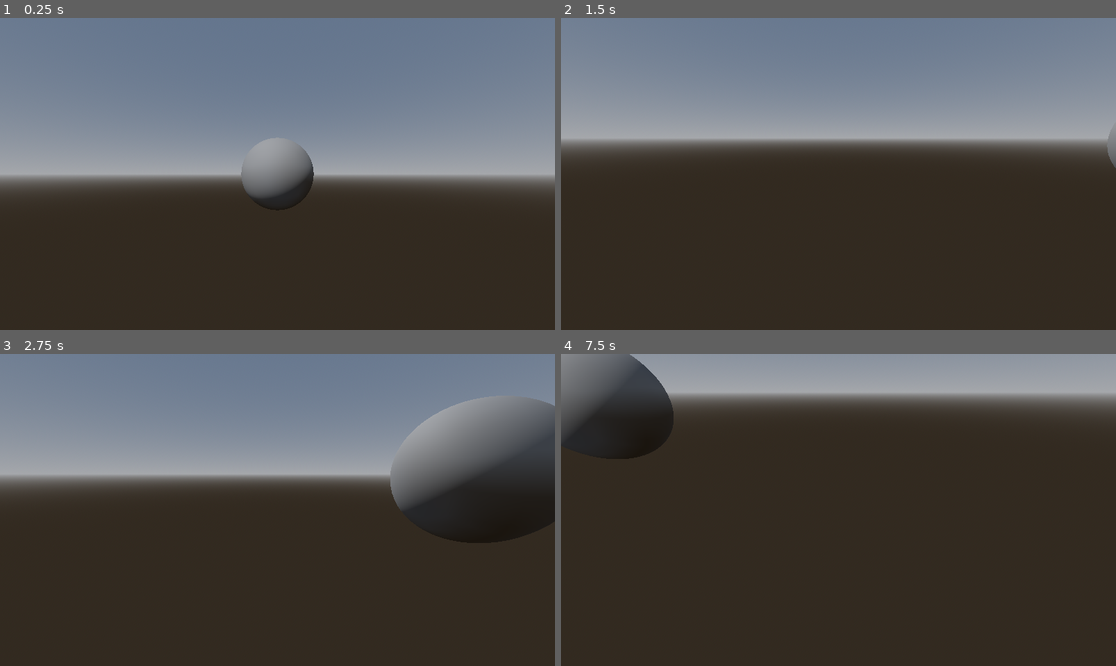
Above: before the commit, frames 1-4 (two rows, left to right).
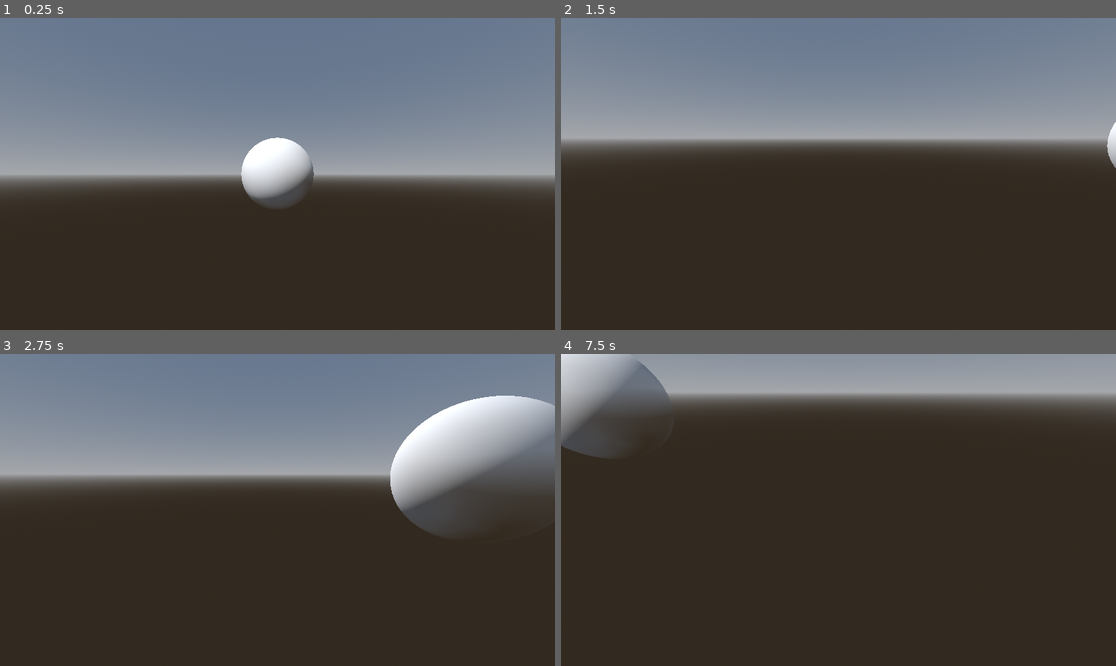
Above: after the commit, the same moments.

Repository: Nhanth123/shader-godot
Game: Godot game, scene res://scenes/spatial_shaders.tscn
Same seed, same stepped clock (60 frames per second), same inputs: the game is played once before the commit and once after it.
Inputs (mouse positions are in pixels of both pictures, inside the frame that each line leads up to):
- Up to frame 1 (0.25 s): no input
- Up to frame 2 (1.5 s): tap Enter at 0.5 s; move the mouse to (960, 158) at 0.52 s; hold D (move_right) 0.53-1.28 s; hold Right mouse button (camera_move_mode) 0.53-1.28 s; click (960, 158) at 0.67 s; move the mouse to (810, 174) at 1.27 s; hold W (move_forward) from 1.28 s (still down); tap Shift (camera_speed_up) at 1.35 s
- Up to frame 3 (2.75 s): tap Space at 2 s; move the mouse to (333, 441) at 2.02 s; release W (move_forward) at 2.03 s; hold D (move_right) from 2.03 s (still down); hold Right mouse button (camera_move_mode) from 2.03 s (still down)
- Up to frame 4 (7.5 s): move the mouse to (832, 516) at 2.77 s; release D (move_right) at 2.78 s; release Right mouse button (camera_move_mode) at 2.78 s; hold W (move_forward) 2.78-3.53 s; tap Shift (camera_speed_up) every 1.5 s from 2.85 to 7.35 s; tap Enter at 3.5, 5 s; move the mouse to (1005, 556) at 3.52 s; hold A (move_left) 3.53-4.28 s; hold Right mouse button (camera_move_mode) 3.53-4.28 s; tap Space at 4.25, 5.75 s; move the mouse to (794, 506) at 4.27 s; hold W (move_forward) 4.28-5.03 s; move the mouse to (866, 510) at 5.02 s; hold S (move_backward) 5.03-5.78 s; hold Right mouse button (camera_move_mode) 5.03-5.78 s; click (866, 510) at 5.17 s; move the mouse to (816, 503) at 5.77 s; hold D (move_right) 5.78-6.53 s; move the mouse to (960, 494) at 6.52 s; hold Right mouse button (camera_move_mode) 6.53-7.28 s; hold W (move_forward) from 6.53 s (still down); move the mouse to (810, 510) at 7.27 s

The runs differ from the first frame. In frame 1, 2.4% of the frame differs, in the area x 43-57%, y 38-62%; in frame 2, 0.2%; in frame 3, 12%, in the area x 70-100%, y 13-61%; in frame 4, 5.9%.

Commit message:
feature: implement spatial shader

Diff:
--- a/spatial_shaders/scenes/spatial_shaders.tscn
+++ b/spatial_shaders/scenes/spatial_shaders.tscn
@@ -1,7 +1,8 @@
-[gd_scene load_steps=7 format=3 uid="uid://lg3n8vkn5qi4"]
+[gd_scene load_steps=9 format=3 uid="uid://lg3n8vkn5qi4"]
 
 [ext_resource type="Script" uid="uid://dh7m8qoaeg3pl" path="res://scripts/spatial_shaders.gd" id="1_db346"]
 [ext_resource type="PackedScene" uid="uid://twg0tri4g6hr" path="res://scenes/camera_controller.tscn" id="1_p4cbf"]
+[ext_resource type="Shader" uid="uid://bguswpeoh5vs5" path="res://shaders/101.gdshader" id="3_8xyx0"]
 
 [sub_resource type="ProceduralSkyMaterial" id="ProceduralSkyMaterial_7jfiy"]
 
@@ -12,7 +13,12 @@
 background_mode = 2
 sky = SubResource("Sky_joj37")
 
-[sub_resource type="SphereMesh" id="SphereMesh_5gdlg"]
+[sub_resource type="ShaderMaterial" id="ShaderMaterial_3ay5j"]
+render_priority = 0
+shader = ExtResource("3_8xyx0")
+
+[sub_resource type="SphereMesh" id="SphereMesh_2nhy8"]
+material = SubResource("ShaderMaterial_3ay5j")
 
 [node name="SpatialShaders" type="Node3D"]
 script = ExtResource("1_db346")
@@ -26,5 +32,5 @@
 [node name="CameraController" parent="." instance=ExtResource("1_p4cbf")]
 transform = Transform3D(1, 0, 0, 0, 1, 0, 0, 0, 1, 0, 0, 2.85299)
 
-[node name="MeshInstance3D" type="MeshInstance3D" parent="."]
-mesh = SubResource("SphereMesh_5gdlg")
+[node name="MeshInstance3D2" type="MeshInstance3D" parent="."]
+mesh = SubResource("SphereMesh_2nhy8")
--- /dev/null
+++ b/spatial_shaders/shaders/101.gdshader
@@ -0,0 +1 @@
+shader_type spatial;
--- /dev/null
+++ b/spatial_shaders/shaders/spatial_shaders.gdshader
@@ -0,0 +1,6 @@
+shader_type spatial;
+
+void fragment()
+{
+
+}
Not shown, added: spatial_shaders/shaders/101.gdshader.uid
Not shown, added: spatial_shaders/shaders/spatial_shaders.gdshader.uid
